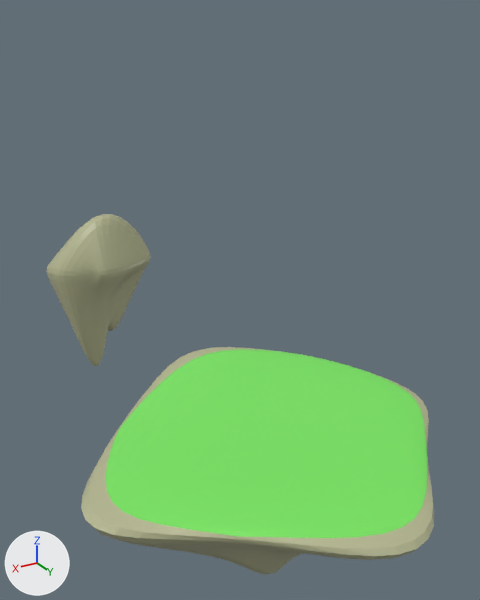
An edit to the Blender file Assets/Models/LD49Landscape.blend, drawn before and after from the same camera.
One viewpoint serves both versions: a camera (50 mm lens) standing at (6.11, 13.28, 6.72) and looking at (-1.15, 1.18, 0.68). The lights are fixed; the arrows at lower left show +X, +Y and +Z.

The older version as bpy lines, for what is in view:
```python
me_cube = bpy.data.meshes.new('Cube')
me_cube.from_pydata(...)  # 44 vertices, 42 faces; spans x -1.84..2.05, y -2.09..1.95, z -2.59..-0.32
# faces by material slot: [33, 9]
me_cube.materials.append(mat_rock)  # beige #b5b891
me_cube.materials.append(mat_grass)  # green #7ae762
me_cube_001 = bpy.data.meshes.new('Cube.001')
me_cube_001.from_pydata(...)  # 44 vertices, 42 faces; spans x -1.84..1.29, y -1.96..1.27, z -4.06..1.23
me_cube_001.materials.append(mat_rock_001)  # beige #b5b891
ob_island_1 = bpy.data.objects.new('Island 1', me_cube)
ob_island_1.location = (0.0, 4.2, 0.0)
ob_island_1.scale = (1.99, 1.99, 1.99)
_m = ob_island_1.modifiers.new('Subdivision', 'SUBSURF')
ob_rock_1 = bpy.data.objects.new('Rock 1', me_cube_001)
ob_rock_1.location = (0.01, -5.99, 0.01)
ob_rock_1.scale = (1.1, 0.901, 1.24)
_m = ob_rock_1.modifiers.new('Subdivision', 'SUBSURF')
```
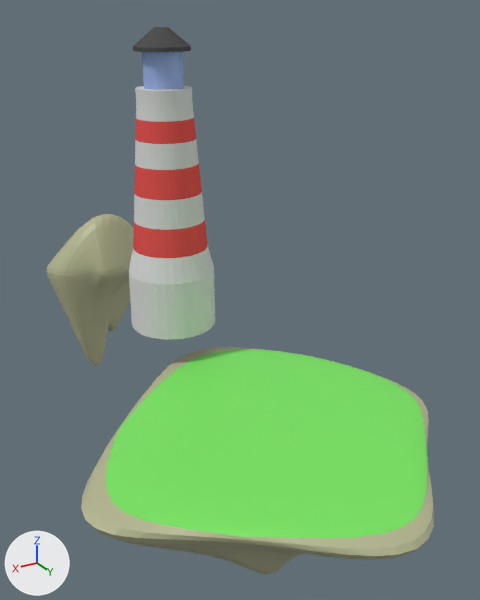
Edits to the scene script, one JSON object a line:
```json
{"op": "add", "block": "mat_glass", "code": ["mat_glass = diffuse_material('Glass')", "mat_glass.base_color = (0.337, 0.454, 0.8)  # blue #9db4e7"]}
{"op": "add", "block": "mat_lighthouse_roof", "code": ["mat_lighthouse_roof = diffuse_material('Lighthouse Roof')", "mat_lighthouse_roof.base_color = (0.0871, 0.0871, 0.0871)  # dark grey #535353"]}
{"op": "add", "block": "mat_lighthouse_wall_mark", "code": ["mat_lighthouse_wall_mark = diffuse_material('Lighthouse Wall Mark')", "mat_lighthouse_wall_mark.base_color = (0.8, 0.0933, 0.0869)  # red #e75653"]}
{"op": "add", "block": "mat_lighthouse_wall", "code": ["mat_lighthouse_wall = diffuse_material('Lighthouse Wall')", "mat_lighthouse_wall.base_color = (0.686, 0.686, 0.686)  # light grey #d8d8d8"]}
{"op": "add", "block": "me_cylinder_003", "code": ["me_cylinder_003 = bpy.data.meshes.new('Cylinder.003')", "me_cylinder_003.from_pydata(...)  # 96 vertices, 66 faces; spans x -0.59..0.59, y -0.59..0.59, z 6.169..7.316", "me_cylinder_003.materials.append(mat_glass)  # blue #9db4e7"]}
{"op": "add", "block": "me_cylinder_001", "code": ["me_cylinder_001 = bpy.data.meshes.new('Cylinder.001')", "me_cylinder_001.from_pydata(...)  # 128 vertices, 98 faces; spans x -0.59..0.59, y -0.59..0.59, z 5.092..5.533", "me_cylinder_001.materials.append(mat_lighthouse_roof)  # dark grey #535353"]}
{"op": "add", "block": "me_cylinder", "code": ["me_cylinder = bpy.data.meshes.new('Cylinder')", "me_cylinder.from_pydata(...)  # 384 vertices, 354 faces; spans x -1.0..1.0, y -1.0..1.0, z -1.0..4.37", "# faces by material slot: [258, 96]", "me_cylinder.materials.append(mat_lighthouse_wall)  # light grey #d8d8d8", "me_cylinder.materials.append(mat_lighthouse_wall_mark)  # red #e75653"]}
{"op": "add", "block": "ob_lighthousewindows", "code": ["ob_lighthousewindows = bpy.data.objects.new('LighthouseWindows', me_cylinder_003)", "ob_lighthousewindows.location = (0.0, 0.0, 0.95)", "ob_lighthousewindows.scale = (0.7, 0.7, 0.7)"]}
{"op": "add", "block": "ob_lighthouseroof", "code": ["ob_lighthouseroof = bpy.data.objects.new('LighthouseRoof', me_cylinder_001)", "ob_lighthouseroof.location = (0.0, 0.0, 0.95)"]}
{"op": "add", "block": "ob_lighthousebase", "code": ["ob_lighthousebase = bpy.data.objects.new('LighthouseBase', me_cylinder)", "ob_lighthousebase.location = (0.0, 0.0, 0.95)"]}
```

Boxes (x1, y1, x2, y2) around the edits, measured in the pictures (480 x 600 px):
```json
{"object": "LighthouseBase", "change": "added", "after": [129, 86, 215, 340], "faces in mat_lighthouse_wall (light grey #d8d8d8)": [129, 86, 215, 340], "faces in mat_lighthouse_wall_mark (red #e75653)": [133, 118, 207, 258]}
{"object": "LighthouseWindows", "change": "added", "after": [142, 52, 184, 90], "on screen": "blue"}
{"object": "LighthouseRoof", "change": "added", "after": [133, 27, 191, 52]}
```
